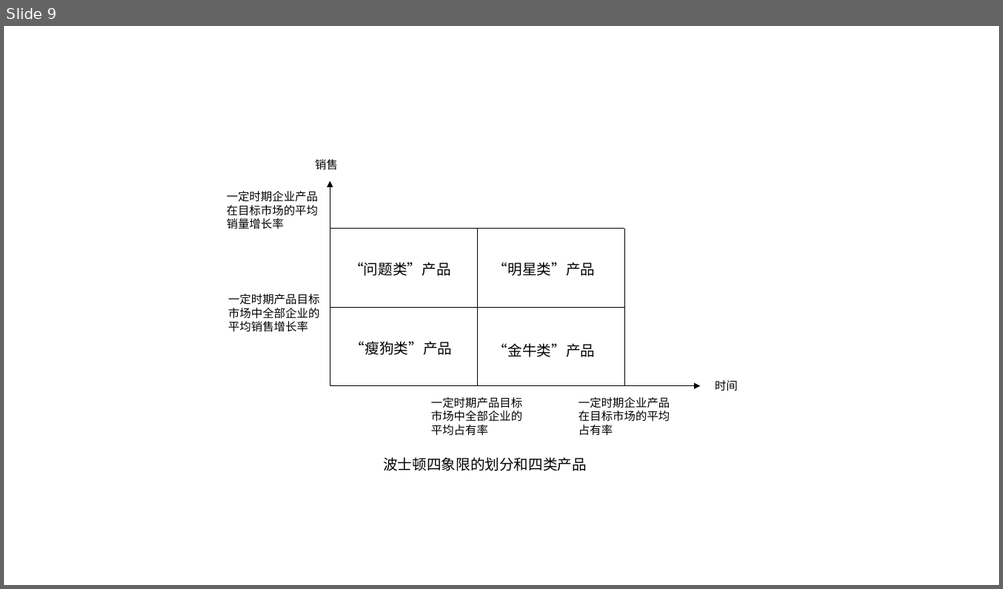
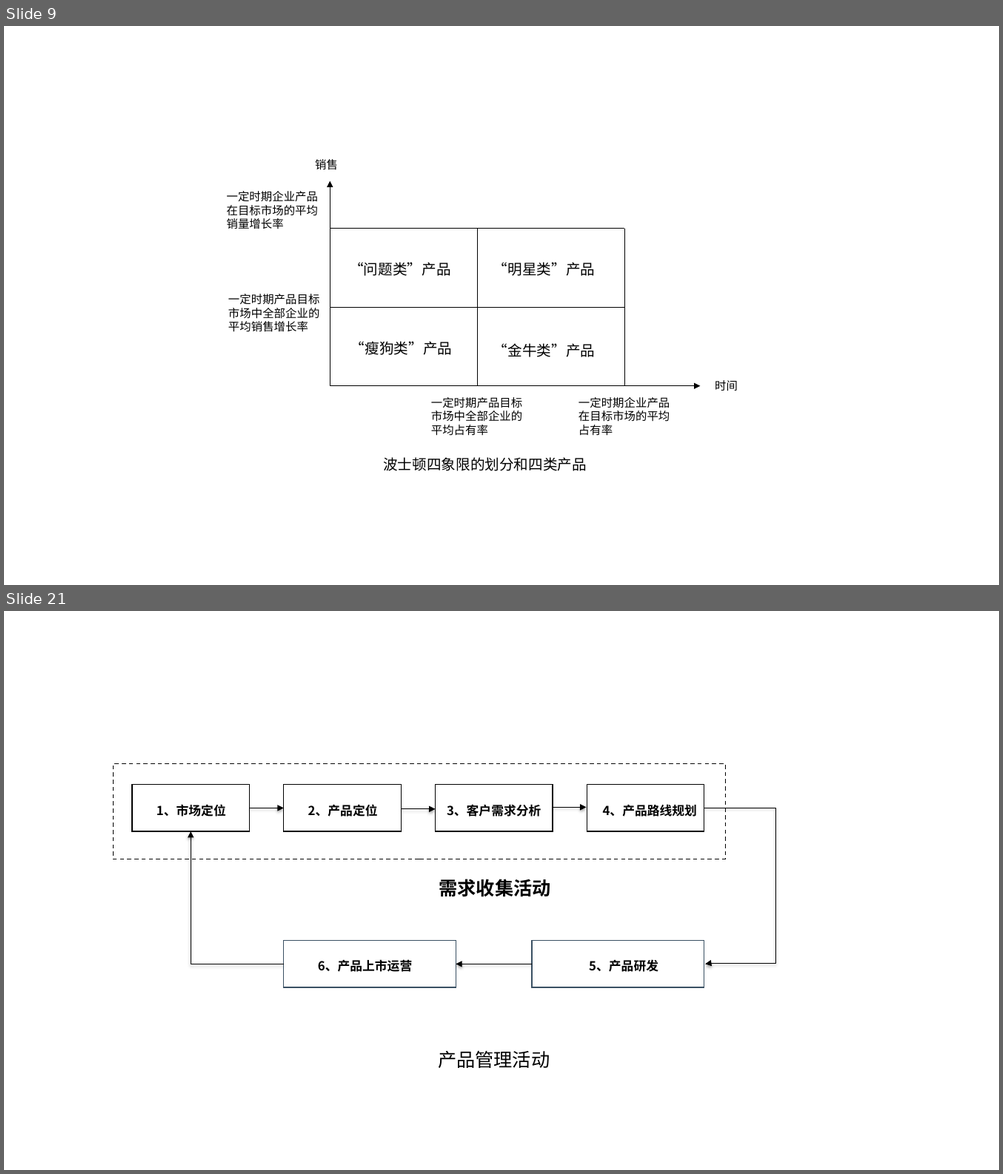
Before and after one commit to MarioYoung/lunwen, a slide deck: 图例集合.pptx. Shown one above the other, each under a label of ours: slide 9 before the commit, slides 9 and 21 after it; the slides between them are not shown. The pictures are 1003x589 and 1003x1174 pixels, drawn with LibreOffice and Linux fonts; fonts in the diff are those of the drawing. Boxes give left, top, right and bottom in pixels: in the first picture for what was removed or moved away, otherwise in the second. Text is boxed around its words. In the diff, an @@ line names an element or a change of style, - is before the commit and + after.

```diff
--- a/图例集合.pptx
+++ b/图例集合.pptx
@@ slide 21 added at (x1=4, y1=611, x2=999, y2=1170), background #FFFFFF @@
@@ rectangle added at (x1=113, y1=764, x2=725, y2=860), fill #FFFFFF, outline #000000 1 pt dashed @@
@@ rectangle added at (x1=132, y1=785, x2=250, y2=832), outline #000000 1 pt @@
@@ rectangle added at (x1=284, y1=785, x2=401, y2=832), outline #000000 1 pt @@
@@ rectangle added at (x1=435, y1=785, x2=552, y2=832), outline #000000 1 pt @@
@@ rectangle added at (x1=586, y1=785, x2=704, y2=832), outline #000000 1 pt @@
@@ text added at (x1=156, y1=804, x2=226, y2=817), 12 pt, text #000000, bold @@
+1、市场定位
@@ arrow added from (250, 808) to (284, 808), #000000 0.5 pt @@
@@ text added at (x1=308, y1=804, x2=378, y2=817), 12 pt, text #000000, bold @@
+2、产品定位
@@ arrow added from (401, 809) to (435, 809), #000000 0.5 pt @@
@@ text added at (x1=447, y1=804, x2=540, y2=817), 12 pt, text #000000, bold @@
+3、客户需求分析
@@ arrow added from (552, 807) to (586, 807), #000000 0.5 pt @@
@@ text added at (x1=603, y1=804, x2=697, y2=817), 12 pt, text #000000, bold @@
+4、产品路线规划
@@ elbow arrow added from (704, 808) to (706, 965), #000000 0.5 pt @@
@@ elbow arrow added from (284, 965) to (190, 832), #000000 0.5 pt @@
@@ text added at (x1=439, y1=879, x2=551, y2=897), 18 pt, text #000000, bold @@
+需求收集活动
@@ rectangle added at (x1=284, y1=941, x2=456, y2=988), outline #3A5063 1 pt @@
@@ rectangle added at (x1=532, y1=941, x2=705, y2=988), outline #3A5063 1 pt @@
@@ text added at (x1=318, y1=960, x2=412, y2=972), 12 pt, text #000000, bold @@
+6、产品上市运营
@@ arrow added from (532, 965) to (456, 965), #000000 0.5 pt @@
@@ text added at (x1=589, y1=960, x2=658, y2=972), 12 pt, text #000000, bold @@
+5、产品研发
@@ text added at (x1=438, y1=1051, x2=549, y2=1068), 18 pt, text #000000 @@
+产品管理活动
```
Also in this commit, not shown: 12 other slides added, 2 other files.
